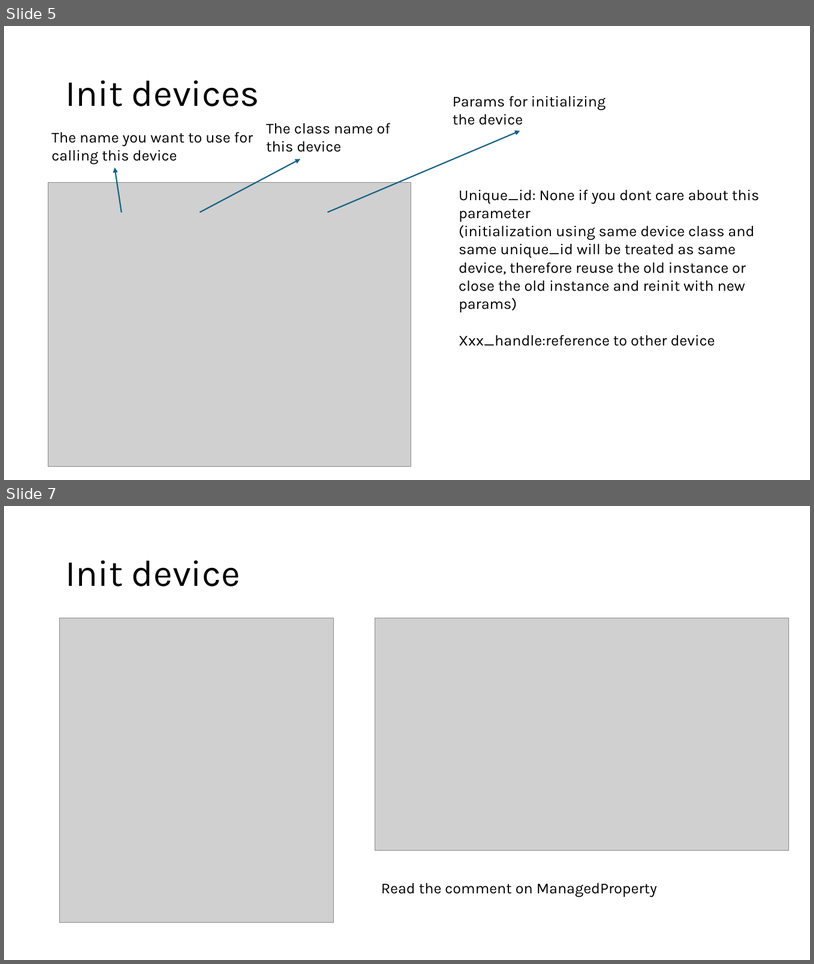
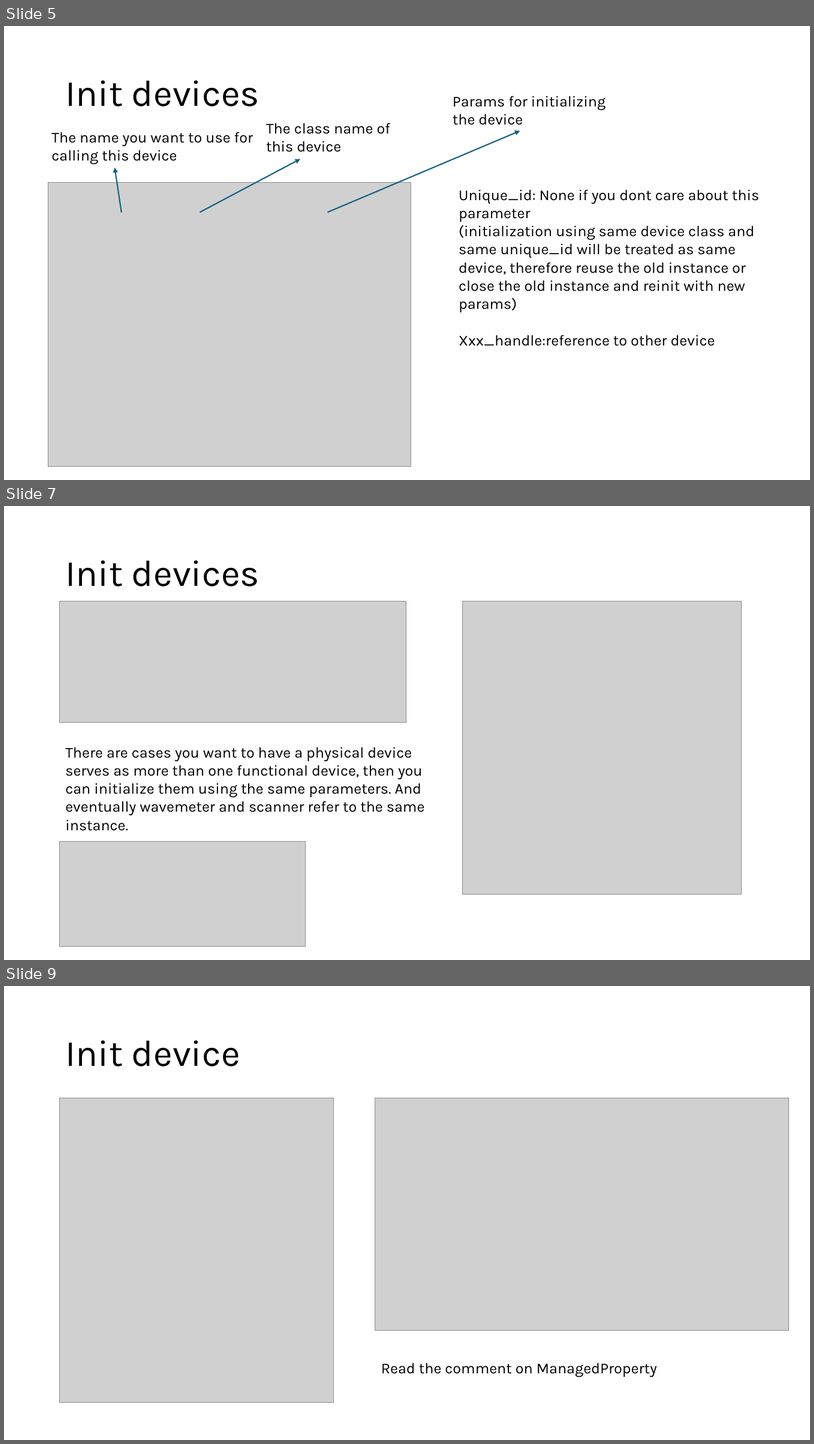
Before and after one commit to QuantumshWu/Confocal-GUIv2, a slide deck: documentation_device.pptx. Shown one above the other, each under a label of ours: slides 5 and 7 before the commit, slides 5, 7 and 9 after it; the slides between them are not shown. The pictures are 814x964 and 814x1444 pixels, drawn with LibreOffice and Linux fonts; fonts in the diff are those of the drawing; grey boxes stand for pictures. Boxes give left, top, right and bottom in pixels: in the first picture for what was removed or moved away, otherwise in the second. Text is boxed around its words. In the diff, an @@ line names an element or a change of style, - is before the commit and + after.

Commit message:
Update combo device

```diff
--- a/documentation_device.pptx
+++ b/documentation_device.pptx
@@ slide 7 added at (4,506,810,960), background #FFFFFF @@
@@ title added at (65,560,260,586), 44 pt, text #000000 @@
+Init devices
@@ picture added at (60,601,407,723) @@
@@ picture added at (462,601,742,894) @@
@@ text added at (65,747,425,831), 18 pt, text #000000 @@
+There are cases you want to have a physical device serves as more than one functional device, then you can initialize them using the same parameters. And eventually wavemeter and scanner refer to the same instance.
@@ picture added at (60,841,306,946) @@
@@ what was slide 7 is now slide 9 @@
```
Also in this commit, not shown: 1 slide changed, 1 other slide added, 1 other file.
